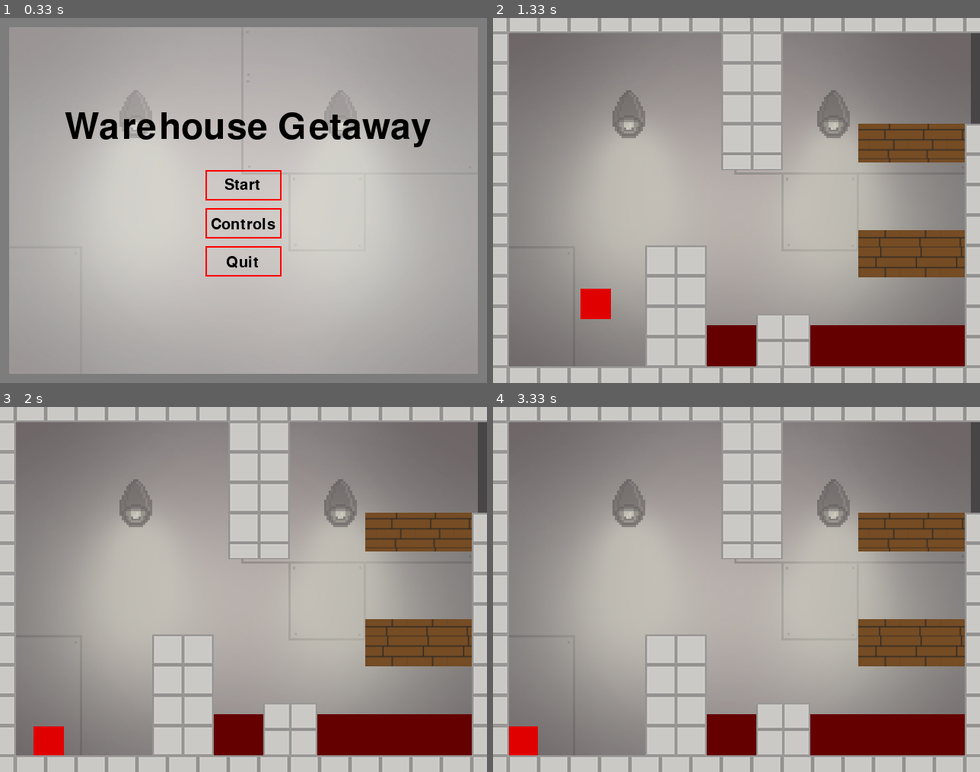
Above: before the commit, frames 1-4 (two rows, left to right).
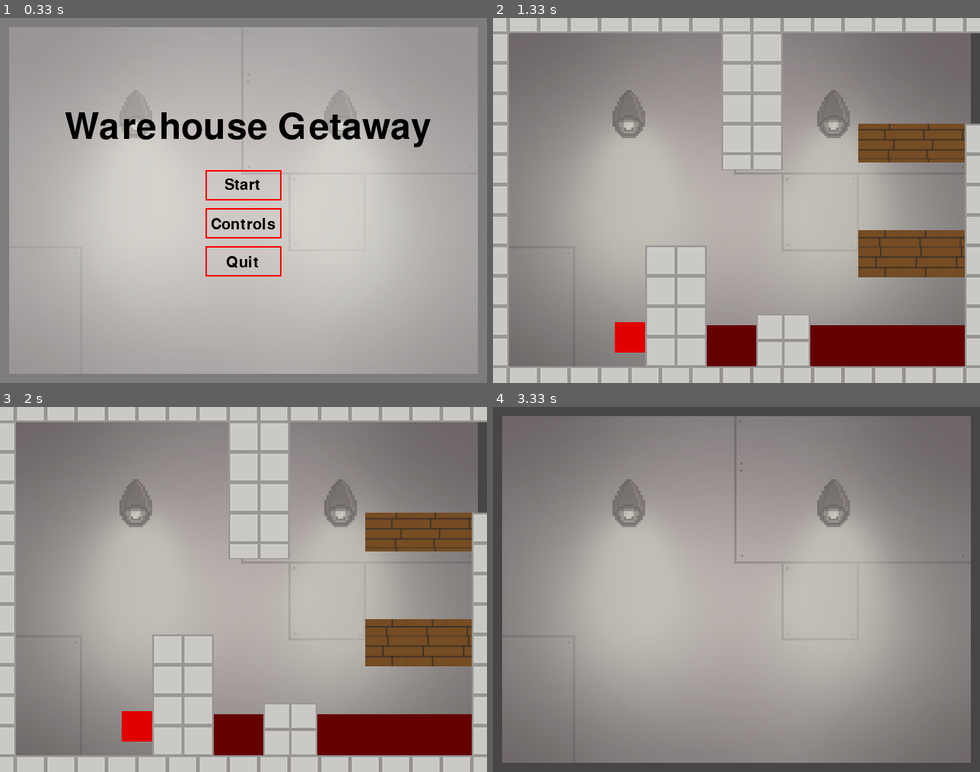
Above: after the commit, the same moments.

Repository: Teedu/Warehouse_Getaway
Game: pygame game, started from main.py
Same seed, same stepped clock (60 frames per second), same inputs: the game is played once before the commit and once after it.
Inputs (mouse positions are in pixels of both pictures, inside the frame that each line leads up to):
- Up to frame 1 (0.33 s): no input
- Up to frame 2 (1.33 s): click "Start" at 0.38 s; hold Space 0.67-1.13 s; hold D 0.67-1.13 s; move the mouse to (717, 215) at 0.7 s; tap Space at 1.17 s
- Up to frame 3 (2 s): no input
- Up to frame 4 (3.33 s): hold W 2-2.47 s; hold A from 3 s (still down)

Frame 1 is identical in both runs. In frame 2, 1.0% of the frame differs, in the area x 17-32%, y 74-92%; in frame 3, 1.0%; in frame 4, 32%, in the area x 0-100%, y 0-100%.

Commit message:
Update main.py

Diff:
--- a/main.py
+++ b/main.py
@@ -2,45 +2,45 @@
 from StartMenu import menüü
 from Võiduekraan import võiduekraan
 
-sw=640
+sw=640#ekraani suuruse muutuja
 sh=480
 
 map = [[[('player',80,400,(225,0,0)),('wall',0,0,20,480),('wall',0,0,640,20),('wall',0,460,640,20),('wall',620,140,20,4 …(843 unchanged characters)…
        [[],[('wall',0,0,20,480),('wall',0,0,280,20),('wall',340,0,280,20),('wall',0,460,640,60),('wall',480,280,140,60) …(435 unchanged characters)…
-       ]
-
-x=0
-y=0
+       ]# list, mis koosneb korrustest, mis on listid, mis koosnevad tubadest, mis koosnevad kõikidest seintest ja tegelastest kes seal ilmuvad
+
+x=0#näitab mitmendas toas tekitakse
+y=0#näitab mitmendal korrusel tekitakse
 
 pygame.init()
 
-menüü()
-
-window = pygame.display.set_mode([sw,sh])
-taust = pygame.image.load("taustakas.jpg") ####################################### tausta laadimine
-seinad1 = pygame.image.load("level1.png")    ####################################### seina laadimine
+menüü()#teeb lahti starrt menüü
+
+window = pygame.display.set_mode([sw,sh])# teeb akna
+taust = pygame.image.load("taustakas.jpg") #tausta laadimine
+seinad1 = pygame.image.load("level1.png")    #seina laadimine
 seinad2 = pygame.image.load("level2.png")
 seinad3 = pygame.image.load("level3.png")
 seinad4 = pygame.image.load("level4.png")
 seinad5 = pygame.image.load("level5.png")
 seinad6 = pygame.image.load("level6.png")
 seinad7 = pygame.image.load("level7.png")
-robot=[pygame.image.load("uusrobot.png"),pygame.image.load("uus_robot2.png")]
-
-
-class Person:
-    def __init__(self,x,y,colour,drone=False,route=None):
+robot=[pygame.image.load("uusrobot.png"),pygame.image.load("uus_robot2.png")]#roboti laadimine
+
+
+class Person:# Klass mis kehtib kõigele mis liigub
+    def __init__(self,x,y,colour,drone=False,route=None):# sulgudess tulvad alg kordinaadid, värv(kuid seda polnud lõpuks vaja kuna kasutasime hoopis pilte), kas see on robot või mängija ja see kuhu see läheks kui see on robot
         self.x=x
         self.y=y
         self.colour=colour
         self.vx=0
         self.vy=0
-        self.points_bol=[False,False,False,
+        self.points_bol=[False,False,False,# 9 punkti ruudu peal mis on true kui see puudutab seina ja false kui ei puuduta
                          False,False,False,
                          False,False,False]
-        self.move_bol=[False,False,False,False,False]
-        self.jump1=False
-        self.jump2=False
+        self.move_bol=[False,False,False,False,False]# näitab mis klahve vajutatakse
+        self.jump1=False# näitab kas on võimalik teha esimest hüpet
+        self.jump2=False# näitab kas on võimalik teha teist hüpet
         self.jump_bol=True
         self.var=0
         self.drone=drone
@@ -50,8 +50,8 @@
             self.set_goal()
             self.r=0
 
-    def draw(self):
-        if self.drone==True:
+    def draw(self):#joonistab tegelase
+        if self.drone==True:#joonistab roboti
             if self.vx<0:
                 window.blit(robot[self.r],(self.x-20,self.y-20))
             elif self.vx>0:
@@ -60,15 +60,15 @@
                 self.r=1
             elif self.r==1:
                 self.r=0
-        else:
+        else:#joonistab tegelase mis pole robot
             pygame.draw.rect(window,self.colour,[ self.x-20, self.y-20, 40, 40],0)
 
-    def update(self,walls):
-        self.points_bol=[False,False,False,
+    def update(self,walls):#vaaab kas tegelane puudutab midagi
+        self.points_bol=[False,False,False,#nullib ära
                          False,False,False,
                          False,False,False]
         self.jump1=False
-        for s in walls:
+        for s in walls:#kontrollib ära
             if self.x in range(s.x, s.x+s.w) and self.y + 20 in range(s.y,s.y+s.h):
                 self.points_bol[7]=True
                 self.y =s.y-20
@@ -97,38 +97,33 @@
             elif self.x-20 in range(s.x, s.x+s.w) and self.y-20 in range(s.y,s.y+s.h):
                 self.points_bol[0]=True
 
-    def move(self):
-        if self.points_bol[7] == True:
+    def move(self):#liigutab tegelast
+        if self.points_bol[7] == True:#kui seisab millegi peal kiirus alla on null
             self.vy = 0
-        elif self.points_bol[7] == False:
+        elif self.points_bol[7] == False:#kui ei seisa millegi peal siis hakkab alla kiirendama
             self.vy +=1
 
-        if (self.move_bol[3]==False and self.move_bol[1]==False) and (self.points_bol[3]==True or self.points_bol[5]==True):
+        if (self.move_bol[3]==False and self.move_bol[1]==False) and (self.points_bol[3]==True or self.points_bol[5]==True):# kui seisab selja küljel siis ei kukku alla
             self.vy =0
-        elif (self.points_bol[3]==True or self.points_bol[5]==True) and self.move_bol[3]==True:
+        elif (self.points_bol[3]==True or self.points_bol[5]==True) and self.move_bol[3]==True:#saab mööda seina alla liikuda
             self.vy= 5
-        elif (self.points_bol[3]==True or self.points_bol[5]==True) and self.move_bol[1]==True:
+        elif (self.points_bol[3]==True or self.points_bol[5]==True) and self.move_bol[1]==True:#saab mööda seina üles liikuda
             self.vy=-5
 
-        if self.points_bol[3]==True and self.move_bol[4]==True and self.jump_bol==True:
+        if (self.points_bol[3]==True or self.points_bol[5]==True) and self.move_bol[4]==True and self.jump_bol==True:#esimene hüppe
             self.vy=-10
             self.vx= 5
             self.jump1 =False
             self.jump_bol=False
-        elif self.points_bol[5]==True and self.move_bol[4]==True and self.jump_bol==True:
-            self.vy=-10
+
+        if self.move_bol[0]==True and self.move_bol[2]==True:#kui hoiab all nii vasakut ja paremat ei liigu mitte midagi
+            self.vx =0
+        elif self.move_bol[0]==True and self.points_bol[3] != True:#liigub vasakule
             self.vx=-5
-            self.jump1 =False
-            self.jump_bol=False
-
-        if self.move_bol[0]==True and self.move_bol[2]==True:
-            self.vx =0
-        elif self.move_bol[0]==True and self.points_bol[3] != True:
-            self.vx=-5
-        elif self.move_bol[2]==True and self.points_bol[5] != True:
+        elif self.move_bol[2]==True and self.points_bol[5] != True:#liigub paremale
             self.vx= 5
 
-        if (self.move_bol[1]==True or self.move_bol[4]==True) and self.jump1==True and not (self.points_bol[3]==True or self.points_bol[5]==True) and self.jump_bol==True:
+        if (self.move_bol[1]==True or self.move_bol[4]==True) and self.jump1==True and not (self.points_bol[3]==True or self.points_bol[5]==True) and self.jump_bol==True:#saab seina
             self.vy =-10
             self.jump1=False
             self.jump_bol=False
@@ -137,15 +132,15 @@
             self.jump2=False
             self.jump_bol=False
 
-        if self.drone==False:
-            if self.move_bol[0]==False and self.move_bol[2]==False and self.points_bol[7]==True:
+        if self.drone==False:#aeglustab ainult kui pole robot
+            if self.move_bol[0]==False and self.move_bol[2]==False and self.points_bol[7]==True:#aeglustab kui on maa peal
                 self.vx= int(self.vx * 0.75)
-##            if self.move_bol[0]==False and self.move_bol[2]==False and self.points_bol[7]==False:
+##            if self.move_bol[0]==False and self.move_bol[2]==False and self.points_bol[7]==False:#aeglustab kui on õhus
 ##                if self.vx >0:
 ##                    self.vx=int(self.vx * 0.99)
 ##                if self.vx <0:
 ##                    self.vx=int(self.vx * 0.99)
-        elif self.drone==True:
+        elif self.drone==True:#kui on robot peatub otse kohe
             if self.move_bol[0]==False and self.move_bol[2]==False and self.points_bol[7]==True:
                 self.vx=0
 
@@ -162,10 +157,10 @@
                 self.jump_bol=True
                 self.var=0
 
-        self.x+=self.vx
+        self.x+=self.vx# liigutab tegelast
         self.y+=self.vy
 
-    def set_goal(self):
+    def set_goal(self):#paneb valmis selle kuhu robo tahab minna
         try:self.goal =self.route[self.route_var]
         except IndexError:
             self.route_var=0
@@ -173,7 +168,7 @@
         if self.goal[2] != None:
             self.t1 = time.time() + self.goal[2]
 
-    def go(self):
+    def go(self):# robot vajutab vasakule, paremale, üles, alla
         if self.goal[0] != None and self.goal[1] != None:
             if self.goal[0] < self.x:
                 self.move_bol[0] = True
@@ -201,42 +196,42 @@
                 self.route_var+=1
                 self.set_goal()
 
-class Wall:
+class Wall:#seinte klass
+    def __init__(self,x,y,w,h):#sulgudesse tuleb alg kordinaadid, laiuse ja kõrgus
+        self.x=x
+        self.y=y
+        self.w=w
+        self.h=h
+
+    def draw(self):#joonistab seina
+        pygame.draw.rect(window,[0,0,0], [self.x, self.y, self.w, self.h],0)
+
+class WinArea:#ala milles seistas võidad
+    def __init__(self,x,y,w,h):#sulgudesse tuleb alg kordinaadid, laiuse ja kõrgus
+        self.x=x
+        self.y=y
+        self.w=w
+        self.h=h
+
+    def draw(self):#joonistab võidu ala
+        pygame.draw.rect(window,(71,209,255),[self.x, self.y, self.w, self.h],0)
+
+    def win(self,player):#kui on võidu alas siis võidab
+        if player.x in range(self.x,self.x+self.w) and player.y in range(self.y,self.y+self.h):
+             return True
+        else: return False
+
+class LoseArea:#ala milles seistas kaotad
     def __init__(self,x,y,w,h):
         self.x=x
         self.y=y
         self.w=w
         self.h=h
 
-    def draw(self):
-        pygame.draw.rect(window,[0,0,0], [self.x, self.y, self.w, self.h],0)
-
-class WinArea:
-    def __init__(self,x,y,w,h):
-        self.x=x
-        self.y=y
-        self.w=w
-        self.h=h
-
-    def draw(self):
-        pygame.draw.rect(window,(71,209,255),[self.x, self.y, self.w, self.h],0)
-
-    def win(self,player):
-        if player.x in range(self.x,self.x+self.w) and player.y in range(self.y,self.y+self.h):
-             return True
-        else: return False
-
-class LoseArea:
-    def __init__(self,x,y,w,h):
-        self.x=x
-        self.y=y
-        self.w=w
-        self.h=h
-
-    def draw(self):
+    def draw(self):#joonistab kaotus ala
         pygame.draw.rect(window,(100,0,0),[self.x, self.y, self.w, self.h],0)
 
-    def lose(self,player):
+    def lose(self,player):#kui on kaotus alas siis kaotab
         if player.x in range(self.x,self.x+self.w) and player.y in range(self.y,self.y+self.h):
             player.__init__(80,400,(225,0,0))
             global x
@@ -249,7 +244,7 @@
             return True
         else:return False
 
-def set_room(name):
+def set_room(name):#võttab selle mis on ruumis ja teevad need asjadeks ekraanil
     ls=[]
     if name == 'walls':
         for i in map[y][x]:
@@ -281,7 +276,7 @@
 
 areas =set_room('areas')
 
-Heli.taustamuusika(-1)
+Heli.taustamuusika(-1)#paneb muurika tööle
 
 on=True
 while on:
@@ -299,7 +294,7 @@
                 player.move_bol[3]=True
             if e.key == pygame.K_SPACE:
                 player.move_bol[4]=True
-            if e.key == pygame.K_r:
+            if e.key == pygame.K_r:# paneb tegelase algusesse
                 x=0
                 y=0
                 walls =set_room('walls')
@@ -319,12 +314,12 @@
             if e.key == pygame.K_SPACE:
                 player.move_bol[4]=False
 
-    window.blit(taust, (0, 0))  ###################################### tausta kuvamine
+    window.blit(taust, (0, 0))  #joonistab tausta
 
     win =False
 
     try:
-        for i in areas:
+        for i in areas:#kontrollib kas mängija on kaotamis alas
             if i.lose(player) == True:
                 walls =set_room('walls')
                 areas =set_room('areas')
@@ -333,10 +328,10 @@
     except NameError:pass
     except AttributeError:pass
 
-    for a in areas:
+    for a in areas:#joonistab alad
         a.draw()
-    for p in people:
-        if p.drone==True:
+    for p in people:#teeb kõik mis isikud peavad tegema
+        if p.drone==True:#teeb kõik mis on robit peab tegema
             p.go()
             if player.x in range(p.x-20,p.x+20) and player.y in range(p.y-20,p.y+20):
                 x=0
@@ -354,7 +349,7 @@
         p.update(walls)
         p.draw()
 
-    if player.x < 0:
+    if player.x < 0:#liigutab mängia ühest ruumist teise
         x-=1
         player.x = sw
         walls =set_room('walls')
@@ -383,10 +378,7 @@
         people=set_room('drones')
         people.append(player)
 
-    for s in walls:
-        s.draw()
-
-    if x==0 and y==0:
+    if x==0 and y==0:#joonistab ruumid olenevalt mis toas ollakse
         window.blit(seinad1, (0, 0))
     elif x==1 and y==0:
         window.blit(seinad2, (0, 0))
@@ -401,14 +393,14 @@
     elif x==1 and y==1:
         window.blit(seinad7, (0, 0))
 
-    try:
+    try:#kontrollib kas on võidu alas
         for i in areas:
             if i.win(player) == True:
                 win=True
     except NameError:pass
     except AttributeError:pass
 
-    if win ==True:
+    if win ==True:#kui on võidu alas teeb asju
         võiduekraan()
         x=0
         y=0
